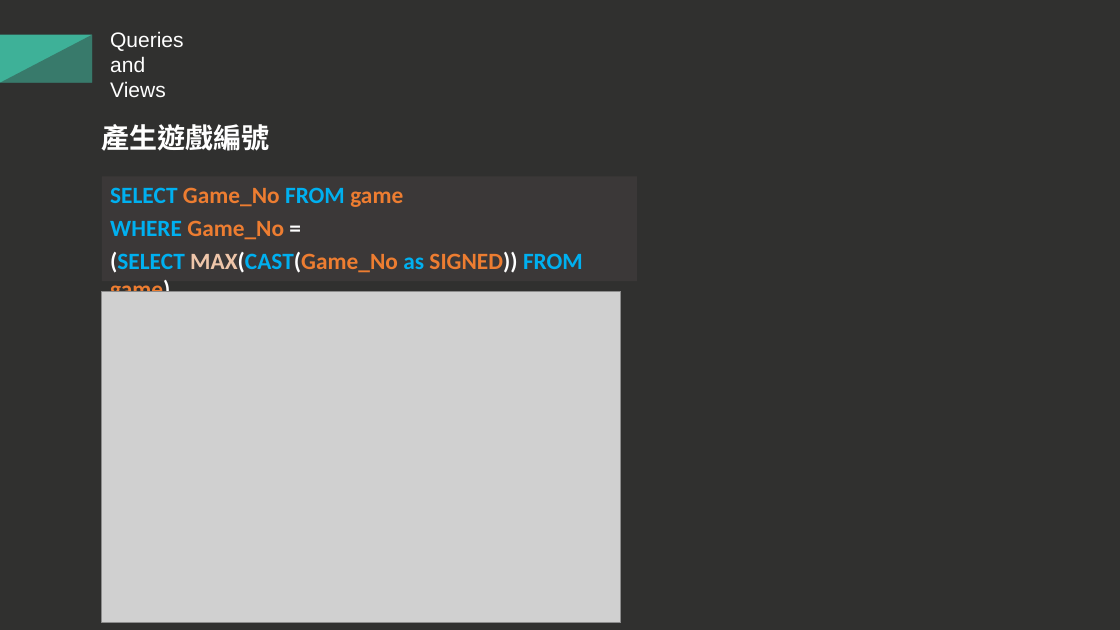
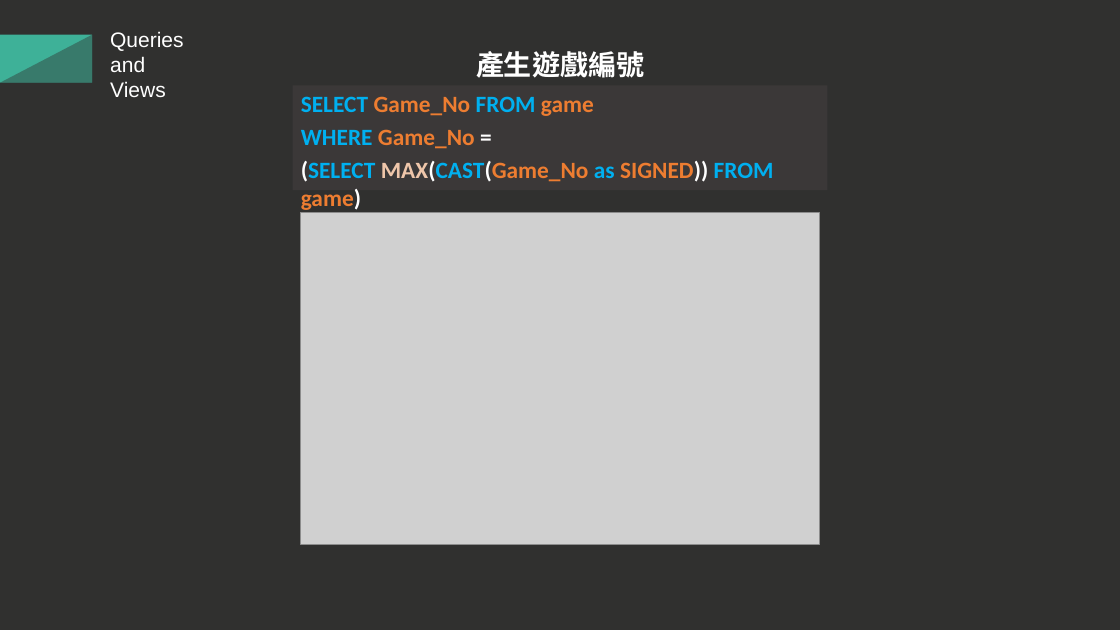
Before and after one commit to 13urgerKing/109-1DBMS, a slide deck: slide 9 of 109-1資料庫系統報告.pptx (slide 10 before the commit). Drawn at 1120x630 pixels with LibreOffice and Linux fonts; fonts in the diff are those of the drawing; grey boxes stand for pictures. Boxes give left, top, right and bottom in pixels: in the first picture for what was removed or moved away, otherwise in the second. Text is boxed around its words. In the diff, an @@ line names an element or a change of style, - is before the commit and + after.

```diff
--- a/109-1資料庫系統報告.pptx
+++ b/109-1資料庫系統報告.pptx
@@ text "產生遊戲編號": place and size @@
-text "產生遊戲編號" at <box>101,124,269,151</box>
+text "產生遊戲編號" at <box>476,51,644,78</box>
@@ rectangle "SELECT Game_No FROM game": place and size @@
-rectangle "SELECT Game_No FROM game" at <box>102,176,637,281</box>
+rectangle "SELECT Game_No FROM game" at <box>292,86,828,191</box>
@@ picture: place and size @@
-picture at <box>102,292,621,623</box>
+picture at <box>301,213,820,544</box>
```
Also in this commit, not shown: 8 other slides changed, 2 slides added, 1 slide removed, 6 other files.
